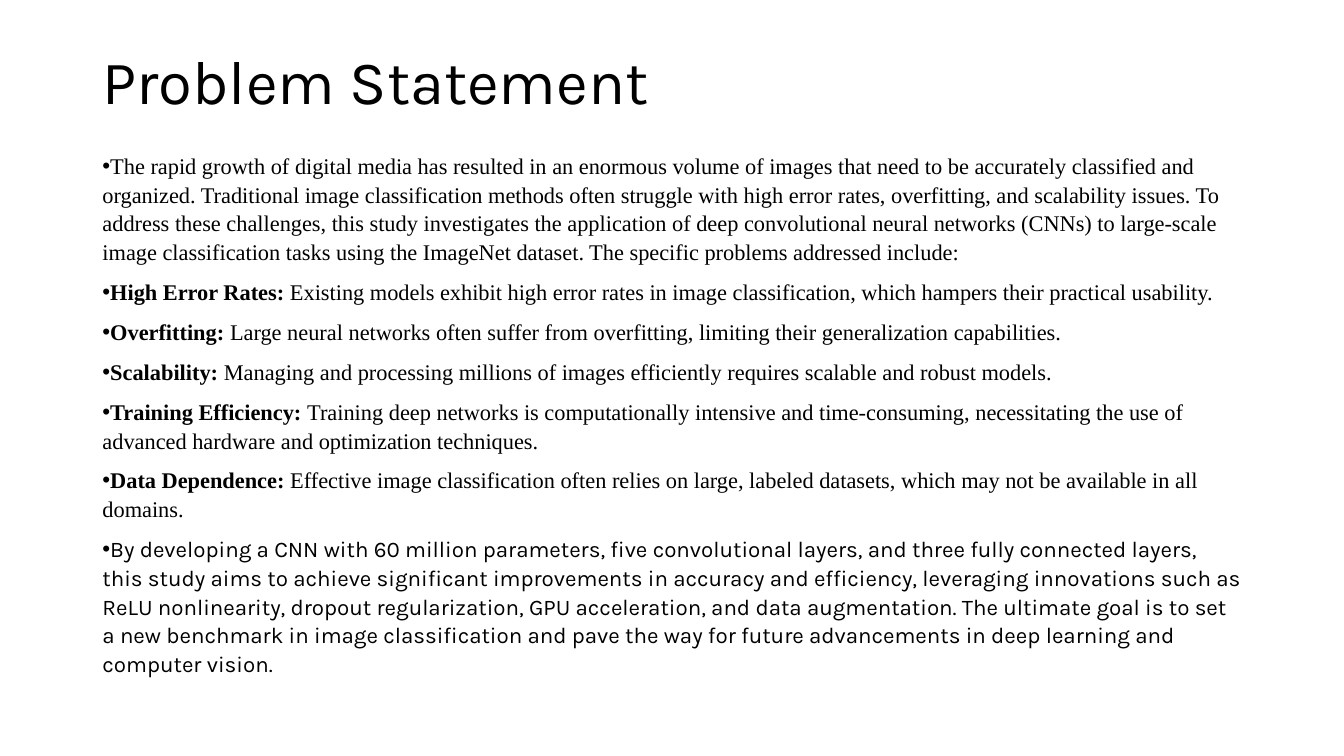
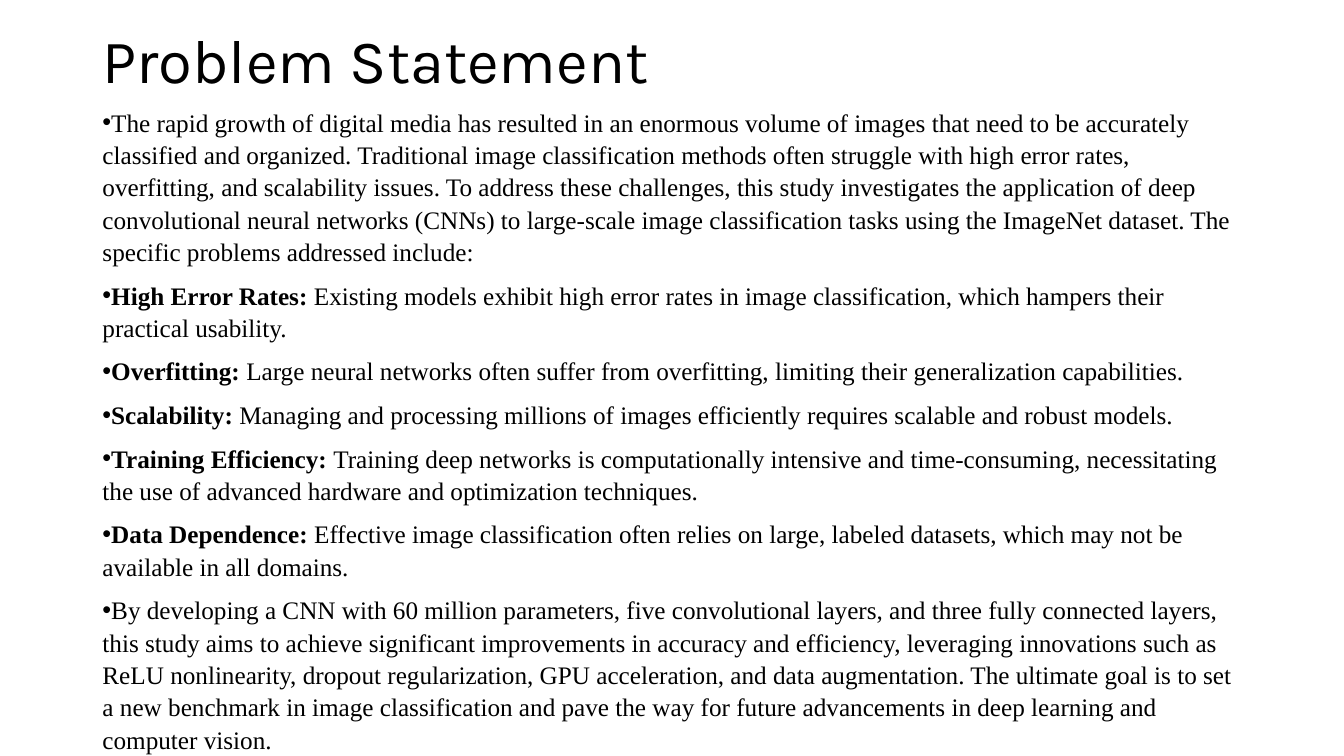
Before and after one commit to VeerendraAriga/NeuralNetwork, a slide deck: slide 5 of Journal/Veerendra ppt presentation neural networks.pptx. Drawn at 1344x756 pixels with LibreOffice and Linux fonts; fonts in the diff are those of the drawing. Boxes give left, top, right and bottom in pixels: in the first picture for what was removed or moved away, otherwise in the second. Text is boxed around its words. In the diff, an @@ line names an element or a change of style, - is before the commit and + after.

```diff
--- a/Journal/Veerendra ppt presentation neural networks.pptx
+++ b/Journal/Veerendra ppt presentation neural networks.pptx
@@ title "Problem Statement": place and size @@
-title "Problem Statement" at bbox=[102, 62, 649, 105]
+title "Problem Statement" at bbox=[102, 41, 649, 84]
@@ text "The rapid growth of digital ...": place and size @@
-text "The rapid growth of digital ..." at bbox=[102, 158, 1240, 678]
+text "The rapid growth of digital ..." at bbox=[102, 114, 1231, 755]
@@ text "The rapid growth of digital ..." at bbox=[102, 114, 1231, 755]: size 16 to 18 pt; font Karla to Times New Roman in "By developing a CNN with 60 million ..." @@
```
Also in this commit, not shown: 4 other slides changed.
